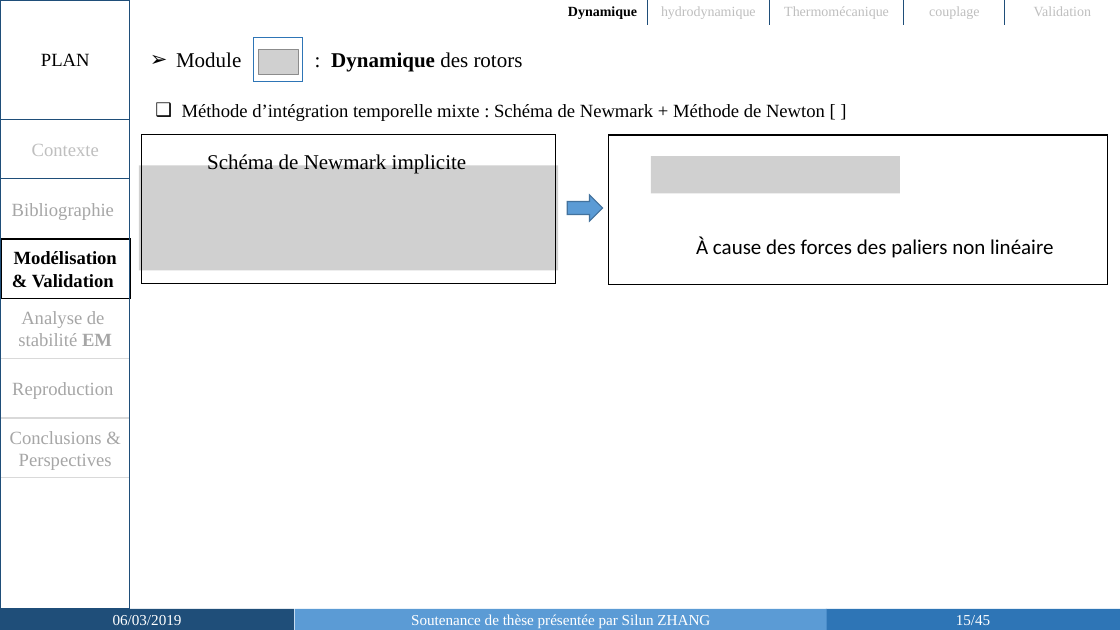
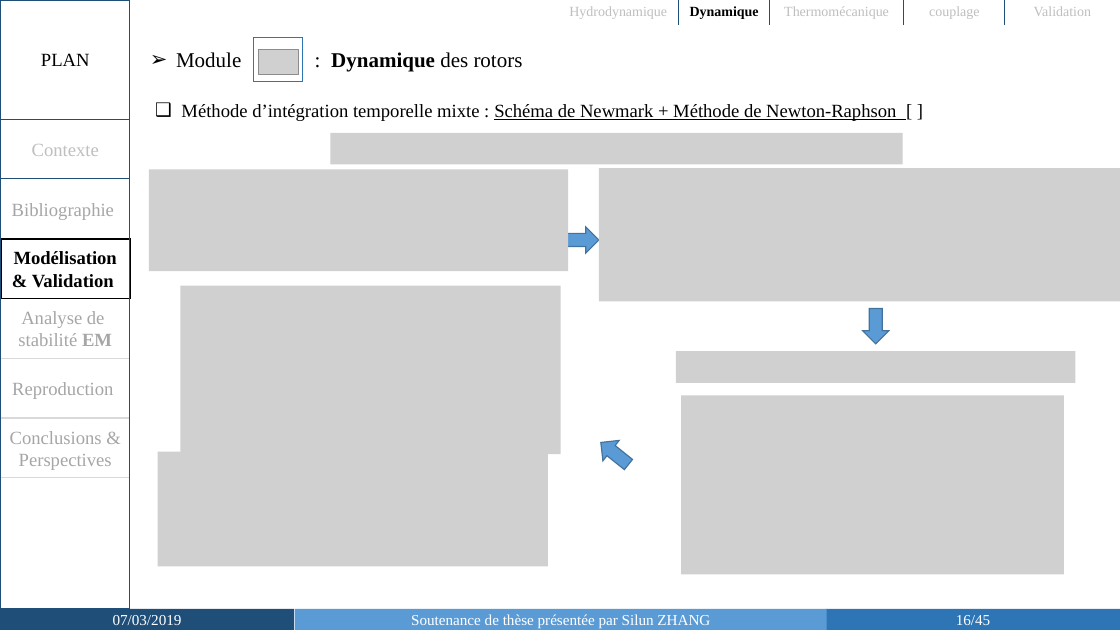
Before and after one commit to SilunZ/SoutenanceThese, a slide deck: slide 16 of Soutenance_Silun ZHANG-slides.pptx (slide 15 before the commit). Drawn at 1120x630 pixels with LibreOffice and Linux fonts; fonts in the diff are those of the drawing; grey boxes stand for pictures. Boxes give left, top, right and bottom in pixels: in the first picture for what was removed or moved away, otherwise in the second. Text is boxed around its words. In the diff, an @@ line names an element or a change of style, - is before the commit and + after.

```diff
--- a/Soutenance_Silun ZHANG-slides.pptx
+++ b/Soutenance_Silun ZHANG-slides.pptx
@@ table at <box>558,0,1120,25</box> @@
-row 1, column 1: Dynamique
+row 1, column 1: Hydrodynamique
-row 1, column 2: hydrodynamique
+row 1, column 2: Dynamique
@@ text at <box>181,104,896,121</box>: text changed @@
-❑ Méthode d’intégration temporelle mixte : Schéma de Newmark + Méthode de Newton [ ]
+❑ Méthode d’intégration temporelle mixte : Schéma de Newmark + Méthode de Newton-Raphson [ ]
@@ rectangle removed at <box>141,134,556,284</box> @@
@@ picture added at <box>330,133,903,165</box> @@
@@ rectangle removed at <box>609,135,1108,285</box> @@
@@ picture: place and size @@
-picture at <box>139,166,558,271</box>
+picture at <box>149,170,568,271</box>
@@ text removed at <box>207,153,467,174</box> @@
-Schéma de Newmark implicite
@@ picture added at <box>599,168,1120,301</box> @@
@@ picture removed at <box>651,156,901,193</box> @@
@@ right arrow: place and size @@
-right arrow at <box>567,195,602,221</box>
+right arrow at <box>564,227,599,253</box>
@@ text removed at <box>696,237,1053,258</box> @@
-À cause des forces des paliers non linéaire
@@ picture added at <box>181,286,561,455</box> @@
@@ right arrow added at <box>862,309,889,344</box>, fill #5B9BD5, outline #43739E 1 pt @@
@@ picture added at <box>676,351,1076,383</box> @@
@@ picture added at <box>681,396,1065,575</box> @@
@@ right arrow added at <box>593,432,637,474</box>, fill #5B9BD5, outline #43739E 1 pt @@
@@ picture added at <box>158,452,549,567</box> @@
@@ text in rectangle at <box>113,615,182,625</box>: text changed @@
-06/03/2019
+07/03/2019
@@ page number at <box>956,615,990,625</box>: text changed @@
-15/45
+16/45
```
Also in this commit, not shown: 30 other slides changed, 13 slides added, 1 other file.
